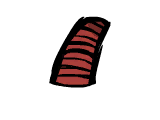
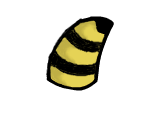
Layered file, before and after one edit (160×120). Changes by layer:
hid "Layer" over <box>49,16,111,88</box>
showed "torso-4.png", painted on it over <box>46,16,114,91</box>
